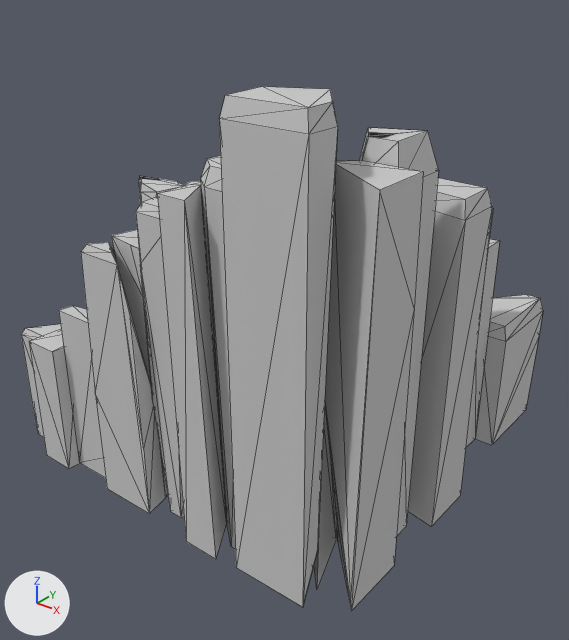
One commit to the FBX model Assets/Resources/meshes/world/cave.FBX: the scene before it, then after it.
Camera for both pictures: a 50 mm camera at (1.273, -1.609, 1.143) aimed at (-0.004, -0.013, 0.153). Every picture has the same lights, and +X, +Y and +Z are marked at lower left. Mesh edges are drawn as thin lines.

Before the edit, the objects in view are built like this:
```python
me_mesh = bpy.data.meshes.new('Mesh')
me_mesh.from_pydata(...)  # 876 vertices, 1326 faces; spans x -59.8..59.8, y -58.8..58.8, z -1.2..4.9
me_mesh.materials.append(mat_02___default)  # light grey #cacaca
ob_cave = bpy.data.objects.new('cave', me_mesh)
ob_cave.location = (0.0, 0.0, 0.0)
ob_cave.scale = (0.00957, 0.00957, 0.18)
```
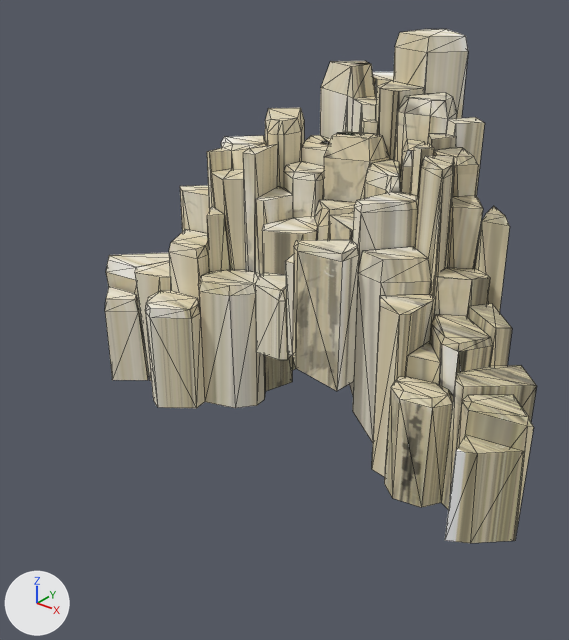
Location of each change, (x1, y1, x2, y2) in pixels of the pictures (569 x 640 px):
'cave', reshaped, turned
    before: (21, 87, 543, 611)
    after: (105, 29, 537, 543)
part 1 of me_mesh, cut back
    before: (21, 129, 492, 604)
    after: (150, 88, 496, 443)
part 2 of me_mesh, recoloured
    before: (21, 87, 543, 611)
    after: (105, 29, 537, 543)

What changed in the scene script:
```text
Add img_cave_jpg:
    img_cave_jpg = load_image('cave.jpg', '../../gfx/textures/cave.jpg', 512, 512, 'sRGB')
Add mat_10___default:
    mat_10___default = principled_material('10 - Default')
    mat_10___default.texture = img_cave_jpg
    mat_10___default.roughness = 0.859
Change me_mesh:
    used by ob_cave; location = (0.0, 0.0, 0.0); scale = (0.00957, 0.00957, 0.18)
    remove me_mesh.from_pydata(...)  # 876 vertices, 1326 faces; spans x -59.8..59.8, y -58.8..58.8, z -1.2..4.9
    add me_mesh.from_pydata(...)  # 756 vertices, 1279 faces; spans x -59.8..59.8, y -58.8..58.8, z -1.2..4.9
    me_mesh part 1: 54 vertices moved from x -36.2..41.3, y -48.7..8.9, z -1.2..1.2 to x -36.2..41.3, y -48.7..8.9, z -1.2..0.6; 156 vertices removed from x -58.5..50.2, y -57.8..38.8, z -1.2..4.2; 36 vertices added at x -21.8..50.2, y -52.7..38.8, z -1.2..3.1
    me_mesh part 2: 881 faces spanning x -59.8..59.8, y -58.8..58.8, z -1.2..4.9 switch from mat_02___default (light grey #cacaca) to mat_10___default (picture img_cave_jpg)
Change ob_cave:
    ob_cave.rotation_euler: (0.0, 0.0, 0.0) -> (0.0, 0.0, 2.356)  # degrees (0, 0, 0) -> degrees (0, 0, 135)
```
